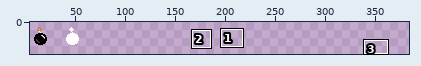
Sprite sheet -- World/Bomb.png. The picture above shows the old version from afar; the outline marks the close-up.
Close-up. Earlier state:
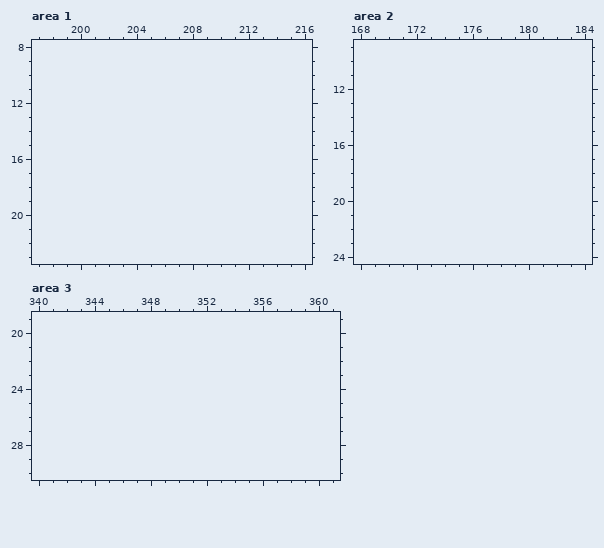
The file is 64x32 pixels. Shown: area 1: x 197..216, y 8..23; area 2: x 168..184, y 9..24; area 3: x 340..361, y 19..30. The old version is drawn lined up with the new one, on the new canvas. The wide view leaves out empty margins. The commit also changed other parts of the picture, which this record leaves out.
Palette (. is transparent): 
The same view after the edit:
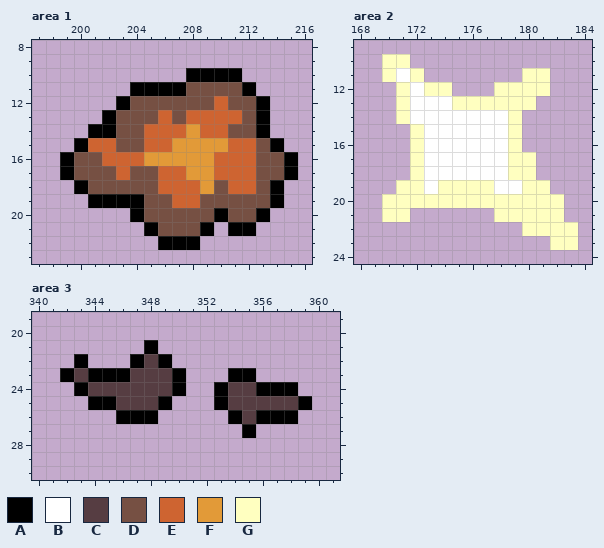
Colours new in this view: A #000000  B #ffffff  C #563d42  D #765043  E #ce6431  F #e29a38  G #ffffc0
From old to new:
canvas 64x32 -> 384x32
Changed rows in their new state; - is an unchanged pixel.
Area 1:
first column x 199:
10 ---------AAAA----
11 -----AAAADDDDA---
12 ----ADDDDDDEDDA--
13 ---ADDDEDEEEEDA--
14 --AADDEEEFEEDDA--
15 -AEEDDEEFFFFEEDA-
16 ADDEEEFFFFFEEEDDA
17 ADDDEDDEEFFEEEDDA
18 -ADDDDDEEEFDEEDA-
19 --AAAADDEEDDDDDA-
20 -----ADDDDDADDA--
21 ------ADDDA-AA---
22 -------AAA-------
Area 2:
first column x 170:
10 GG------------
11 GBG-------GG--
12 -GBGG---GGGG--
13 -GBBBGGGGGG---
14 -GBBBBBBBG----
15 --GBBBBBBG----
16 --GBBBBBBG----
17 --GBBBBBBGG---
18 --GBBBBBBGG---
19 -GGBGGGGBBGG--
20 GGGGGGGGGGGGG-
21 GG------GGGGG-
22 ----------GGGG
23 ------------GG
Area 3:
first column x 342:
21 ------A-----------
22 -A---ACA----------
23 ACAAACCCA---AA----
24 -ACCCCCCA--ACCAAA-
25 --AACCCA---ACCCCCA
26 ----AAA-----ACAAA-
27 -------------A----
Pixel boxes of the changes (left, top, right, bottom) in both close-ups:
added: (60, 68, 298, 250)
added: (382, 54, 578, 250)
added: (60, 340, 312, 438)
